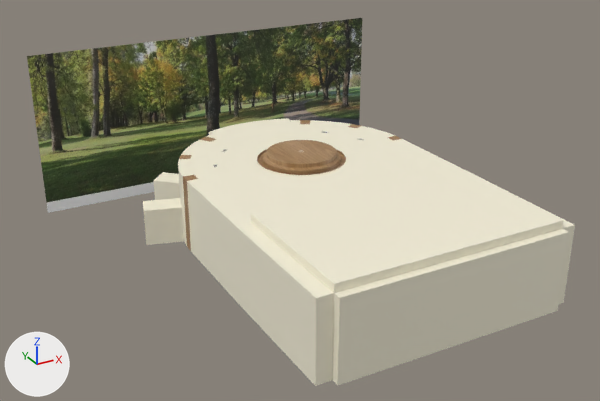
One commit to the glTF model public/models/hall.glb: the scene before it, then after it.
The view is the same before and after, from a 50 mm camera at (-20.3, -36.8, 20.0) aimed at (0.1, 0.4, 1.4). Every picture has the same lights, and +X, +Y and +Z are marked at lower left. The first picture is the older version. Where no turn or scale is listed for an object, it has been applied to the vertices.

Script lines for the objects in view, before the commit:
```python
mat_parkbackground = principled_material('parkBackground')
mat_parkbackground.texture = img_park
me_cylinder_006 = bpy.data.meshes.new('Cylinder.006')
me_cylinder_006.from_pydata(...)  # 33 vertices, 58 faces; spans x -0.8..0.8, y -0.8..0.8, z -1.0..1.0
me_cylinder_006.materials.append(mat_palettematerial001)  # picture img_palettebasecolor
me_cylinder_015 = bpy.data.meshes.new('Cylinder.015')
me_cylinder_015.from_pydata(...)  # 32 vertices, 58 faces; spans x -6.67..6.67, y -6.81..6.81, z -2.2..2.2
me_cylinder_015.materials.append(mat_palettematerial001)  # picture img_palettebasecolor
me_plane = bpy.data.meshes.new('Plane')
me_plane.from_pydata(...)  # 4 vertices, 2 faces; spans x -1.0..1.0, y -1.0..1.0, z 0.0
me_plane.materials.append(mat_parkbackground)  # picture img_park
ob_plane = bpy.data.objects.new('Plane', me_plane)
ob_plane.location = (1.1, 14.51, 2.57)
ob_plane.rotation_euler = (1.571, 0.0, 0.0)  # degrees (90, 0, 0)
ob_plane.scale = (12.0, 5.2, 1.0)
ob_walls_006 = bpy.data.objects.new('Walls.006', me_cylinder_006)
ob_walls_006.location = (-6.66, 2.02, 2.0)
ob_walls_006.rotation_euler = (0.0, 0.0, 2.062)  # degrees (0, 0, 118)
ob_walls_006.scale = (2.0, 2.0, 2.0)
ob_walls_009 = bpy.data.objects.new('Walls.009', me_cylinder_015)
ob_walls_009.location = (0.0, -6.81, 2.2)
# also in view: 'Walls.007' at (-4.9, 4.9, 2.0); 'Ceil' at (0.0, 0.0, 4.2)
```
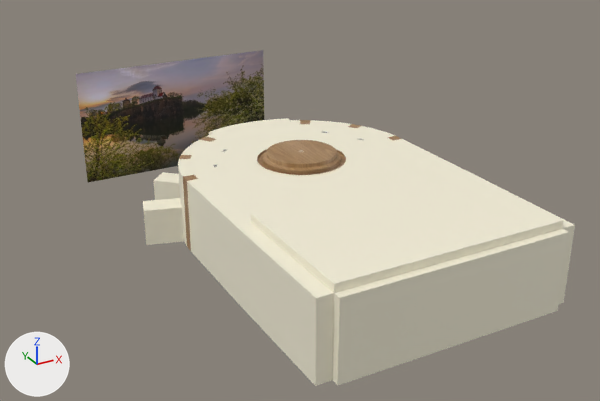
The change, as a list of edits to the scene's bpy script:
```text
Add img_bergkirche_beucha:
    img_bergkirche_beucha = load_image('bergkirche-beucha', '_unpacked/bergkirche-beucha', 1920, 1278, 'sRGB')
Change mat_parkbackground:
    mat_parkbackground.texture: img_park -> img_bergkirche_beucha
    mat_parkbackground.roughness: 0.5 -> 1.0
Change ob_plane:
    ob_plane.location: (1.1, 14.51, 2.57) -> (-1.57, 14.51, 2.63)
    ob_plane.scale: (12.0, 5.2, 1.0) -> (6.54, 3.67, 0.545)
```

Changed parts and their boxes [x1, y1, x2, y2] in the pictures (600 x 401 px):
'Plane', surface changed, moved, rescaled (44% narrower, 32% shorter): before [27, 18, 362, 213]; after [76, 50, 264, 182]
